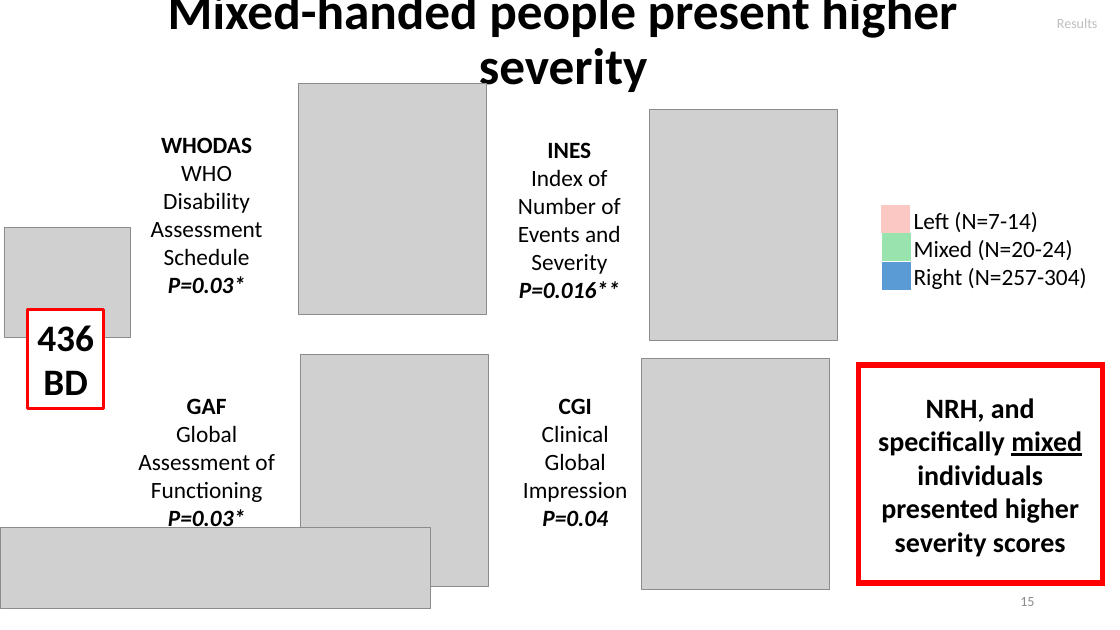
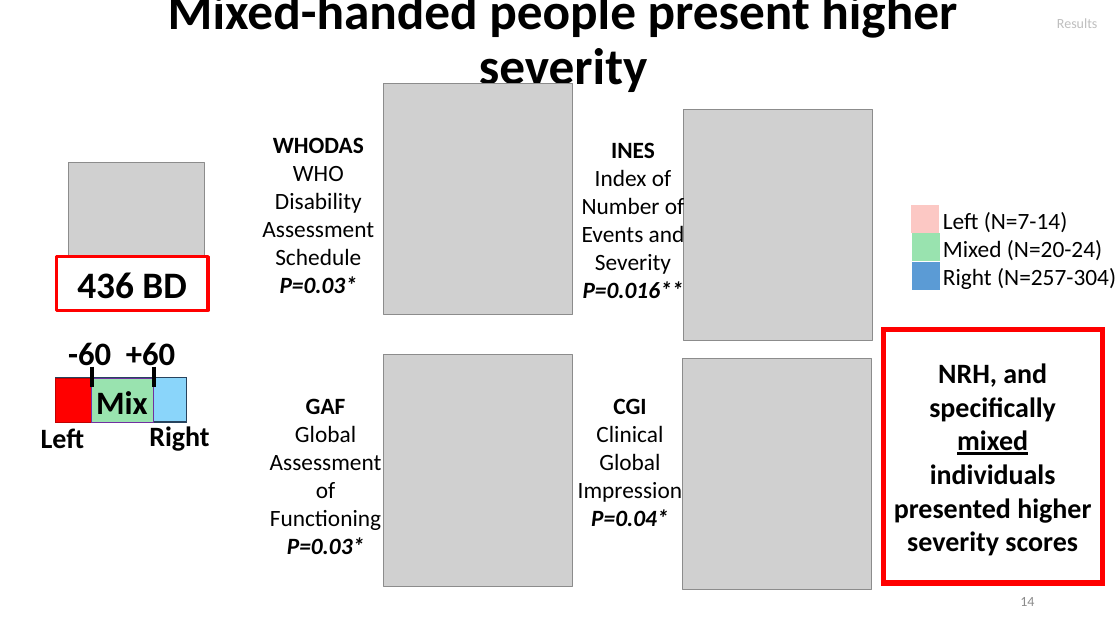
Before and after one commit to igarcia17/EHI_laterality, a slide deck: slide 14 of NorthSeaLateralityCongress_InesGarciaOrtiz.pptx (slide 15 before the commit). Drawn at 1120x630 pixels with LibreOffice and Linux fonts; fonts in the diff are those of the drawing; grey boxes stand for pictures. Boxes give left, top, right and bottom in pixels: in the first picture for what was removed or moved away, otherwise in the second. Text is boxed around its words. In the diff, an @@ line names an element or a change of style, - is before the commit and + after.

```diff
--- a/NorthSeaLateralityCongress_InesGarciaOrtiz.pptx
+++ b/NorthSeaLateralityCongress_InesGarciaOrtiz.pptx
@@ picture: place and size @@
-picture at (298,83,486,315)
+picture at (384,83,572,315)
@@ picture: place and size @@
-picture at (649,109,838,341)
+picture at (684,109,872,341)
@@ text "WHODAS": place and size @@
-text "WHODAS" at (151,137,263,293)
+text "WHODAS" at (262,137,374,293)
@@ text "INES" rewrapped from (518,142,621,298) to (582,142,685,305) @@
@@ picture: place and size @@
-picture at (4,227,130,337)
+picture at (69,163,204,273)
@@ 3 rectangles, 1 text: place and size @@
-3 rectangles, 1 text at (882,205,1087,290)
+3 rectangles, 1 text at (912,205,1116,290)
@@ rectangle "436 BD": place and size @@
-rectangle "436 BD" at (28,310,103,409)
+rectangle "436 BD" at (56,257,208,311)
@@ text added at (68,342,175,373), 28 pt, text #000000, bold @@
+-60 +60
@@ picture: place and size @@
-picture at (301,355,489,587)
+picture at (384,355,572,587)
@@ picture: place and size @@
-picture at (641,359,829,591)
+picture at (683,359,871,591)
@@ rounded rectangle "NRH, and specifically mixed individuals ...": place and size @@
-rounded rectangle "NRH, and specifically mixed individuals ..." at (859,365,1102,583)
+rounded rectangle "NRH, and specifically mixed individuals ..." at (883,330,1102,583)
@@ rectangle added at (55,378,187,423), fill #8AD5FA, outline #28445D 1 pt @@
@@ rectangle added at (55,378,91,423), fill #FF0000, outline #C00000 1 pt @@
@@ rectangle added at (92,378,155,423), fill #99E3AF, outline #7030A0 1 pt @@
@@ line added from (92, 366) to (92, 387), #000000 3 pt @@
@@ line added from (154, 366) to (154, 387), #000000 3 pt @@
@@ text "GAF" rewrapped from (138,398,274,532) to (270,398,382,554) @@
@@ text "CGI": place and size @@
-text "CGI" at (523,398,627,526)
+text "CGI" at (578,398,682,526)
@@ text added at (96,391,148,414), 28 pt, text #000000, bold @@
+Mix
@@ text added at (41,428,84,449), 24 pt, text #000000, bold @@
+Left
@@ text added at (149,422,209,451), 24 pt, text #000000, bold @@
+Right
@@ text at (591,509,668,526): text changed @@
-P=0.04
+P=0.04*
@@ picture removed at (0,528,431,608) @@
@@ page number at (1020,597,1034,606): text changed @@
-15
+14
```
Also in this commit, not shown: 13 other slides changed, 1 slide removed.
